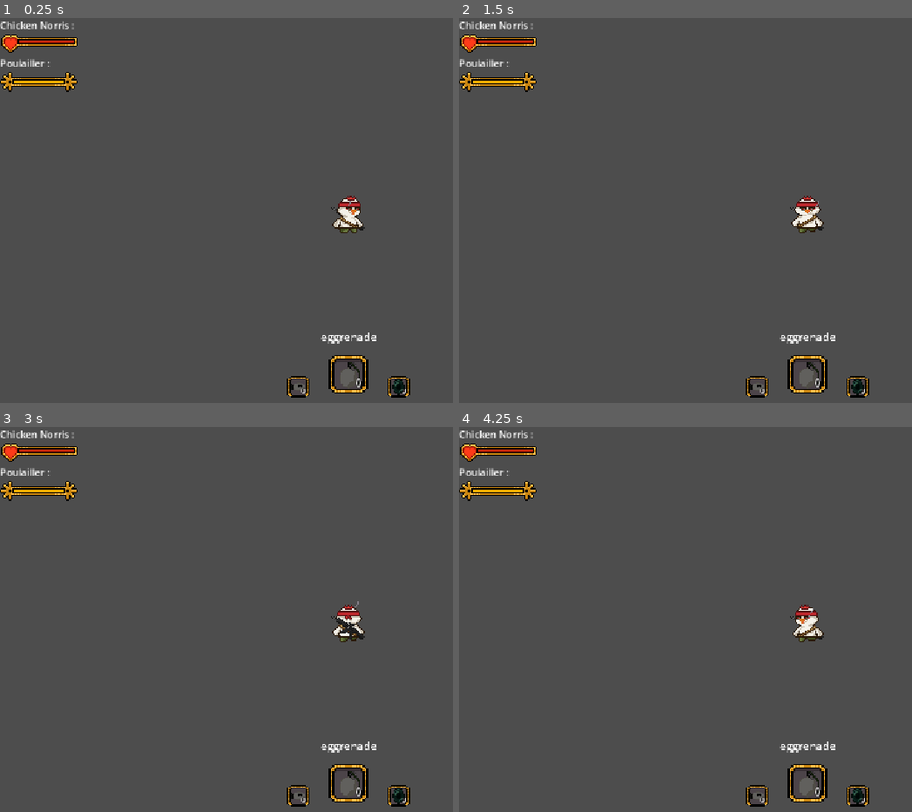
Above: before the commit, frames 1-4 (two rows, left to right).
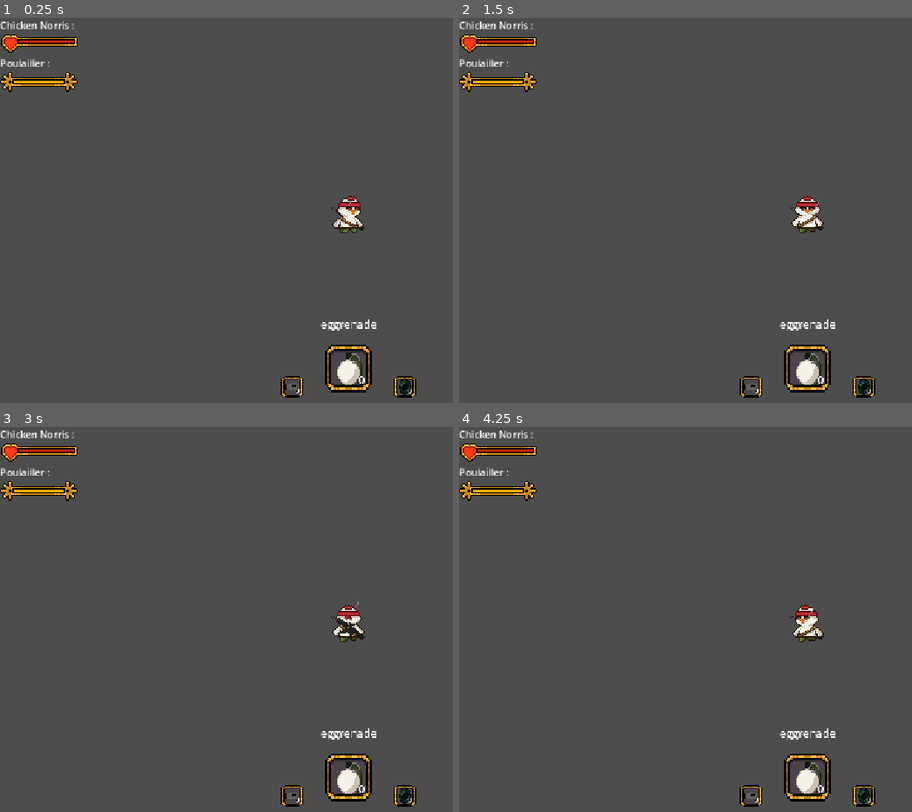
Above: after the commit, the same moments.

Repository: Xuniy/EpicFails_ezwinGameJam
Game: Godot game, scene res://scences/world_test.tscn
The game is run twice, just before and just after one commit, with the same random seed, the same clock (stepped at 60 frames per second) and the same inputs.
Inputs:
- Up to frame 1 (0.25 s): no input
- Up to frame 2 (1.5 s): tap Enter at 0.5 s; hold D (droite) 0.53-1.28 s; tap Space at 1.25 s; hold S (bas) from 1.28 s (still down)
- Up to frame 3 (3 s): tap Enter at 2 s; release S (bas) at 2.03 s; hold D (droite) 2.03-2.78 s; tap Space at 2.75 s; hold W (haut) from 2.78 s (still down)
- Up to frame 4 (4.25 s): tap Enter at 3.5 s; release W (haut) at 3.53 s; hold A (gauche) from 3.53 s (still down)

The runs differ from the first frame. In frame 1, 1.8% of the frame differs, in the area x 61-92%, y 78-99%; in frame 2, 1.8%; in frame 3, 1.8%; in frame 4, 1.8%.

Commit message:
Hotbar : item central plus grand et toujours en couleur pleine
- scripts/hotbar.gd : SELECTED_SCALE 1.8 -> 2.2 ; l'item central n'est jamais grisé
- scences/world_test.tscn : zone de la hotbar agrandie (offset -170) pour la case centrale

Co-Authored-By: Claude Haiku 5.5 <noreply@anthropic.com>
Claude-Session: https://claude.ai/code/session_01UwiPo7oy1NG6R3wQqBUMa4

Diff:
--- a/scences/world_test.tscn
+++ b/scences/world_test.tscn
@@ -90,7 +90,7 @@
 anchor_top = 1.0
 anchor_right = 1.0
 anchor_bottom = 1.0
-offset_top = -140.0
+offset_top = -170.0
 grow_horizontal = 2
 grow_vertical = 0
 mouse_filter = 2
--- a/scripts/hotbar.gd
+++ b/scripts/hotbar.gd
@@ -7,7 +7,7 @@
 
 const SLOT_TEXTURE: Texture2D = preload("res://assets/Inventory_Slot_1.png")
 const SLOT_SIZE: float = 52.0
-const SELECTED_SCALE: float = 1.8
+const SELECTED_SCALE: float = 2.2
 const SLOT_GAP: float = 10.0
 const BOTTOM_MARGIN: float = 12.0
 # Zone intérieure de la case : le contour occupe les bords (32 px -> 8 px de marge).
@@ -71,7 +71,8 @@
 
 		var quantity: int = player.items.get(item_type, 0)
 		# Pas de transparence : un item épuisé est seulement grisé.
-		var tint: Color = Color.WHITE if quantity > 0 else EMPTY_TINT
+		# Le centre reste toujours en couleur pleine ; les autres sont grisés si épuisés.
+		var tint: Color = Color.WHITE if (is_selected or quantity > 0) else EMPTY_TINT
 
 		draw_texture_rect(SLOT_TEXTURE, rect, false)
 
